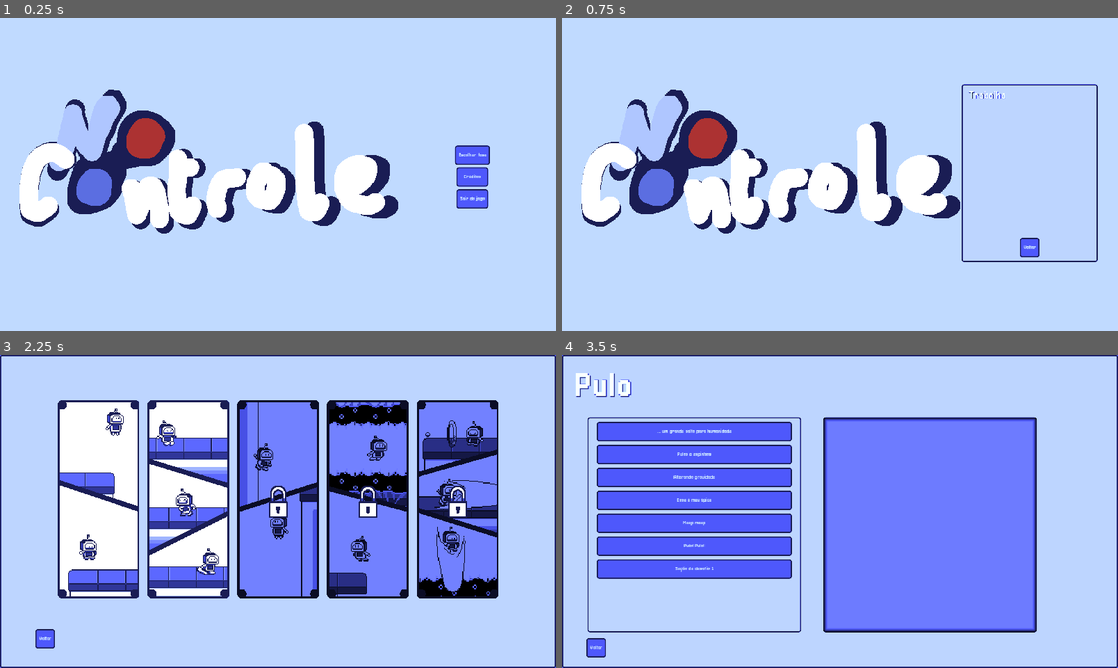
Above: before the commit, frames 1-4 (two rows, left to right).
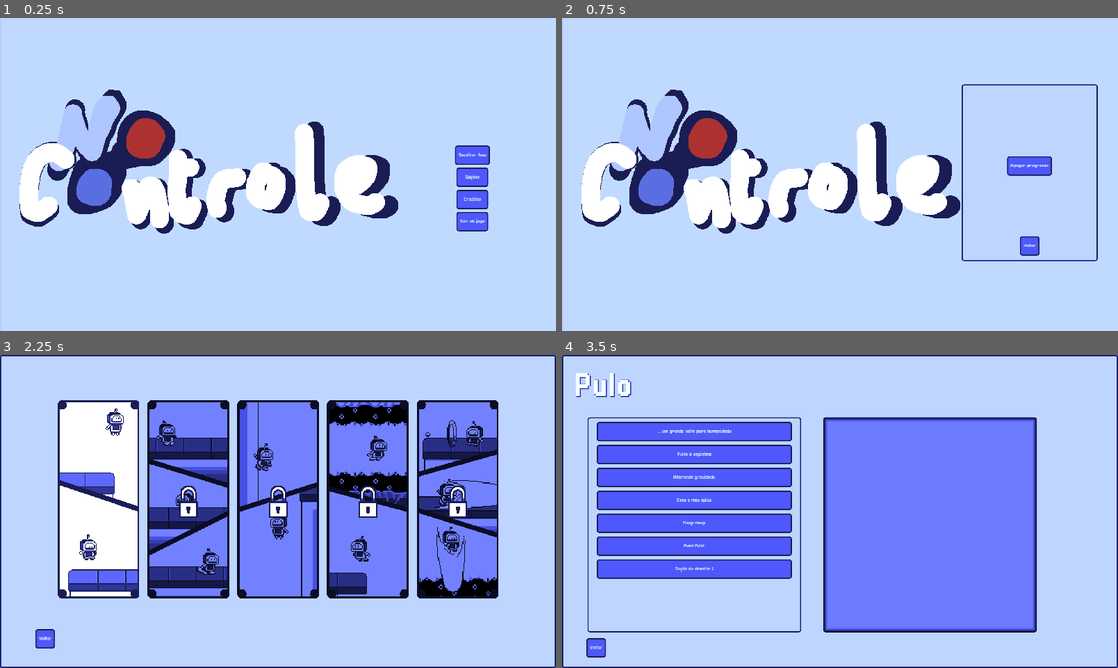
Above: after the commit, the same moments.

Repository: Dan7Arievlis/no-controle
Game: Godot game, scene res://scenes/menus/main_menu.tscn
Same seed, same stepped clock (60 frames per second), same inputs: the game is played once before the commit and once after it.
Inputs (mouse positions are in pixels of both pictures, inside the frame that each line leads up to):
- Up to frame 1 (0.25 s): no input
- Up to frame 2 (0.75 s): click (1034, 177) at 0.5 s, where only the run after the commit has a clickable "Opções"
- Up to frame 3 (2.25 s): click "Voltar" at 1.25 s; click "Escolher fase" at 2 s
- Up to frame 4 (3.5 s): click (662, 498) at 2.77 s

The runs differ from the first frame. In frame 1, 0.5% of the frame differs, in the area x 82-88%, y 47-69%; in frame 2, 0.8%; in frame 3, 9.3%, in the area x 26-42%, y 14-78%; in frame 4, nothing differs.

Commit message:
save files

Diff:
--- a/materials/color_change_filter.tres
+++ b/materials/color_change_filter.tres
@@ -3,5 +3,6 @@
 [ext_resource type="Shader" path="res://materials/shaders/pause_menu.gdshader" id="1_bf270"]
 
 [resource]
+resource_local_to_scene = true
 shader = ExtResource("1_bf270")
 shader_parameter/overlay = Color(0, 0.115, 0.69, 1)
--- a/materials/shaders/flickering_effect.gdshader
+++ /dev/null
@@ -1,230 +0,0 @@
-/*
-Shader from Godot Shaders - the free shader library.
-godotshaders.com/shader/VHS-and-CRT-monitor-effect
-
-This shader is under CC0 license. Feel free to use, improve and
-change this shader according to your needs and consider sharing
-the modified result to godotshaders.com.
-*/
-
-shader_type canvas_item;
-
-//*** IMPORTANT! ***/
-// - If you are using this shader to affect the node it is applied to set 'overlay' to false (unchecked in the instepctor).
-// - If you are using this shader as an overlay, and want the shader to affect the nodes below in the Scene hierarchy,
-//   set 'overlay' to true (checked in the inspector).
-// On Mac there is potentially a bug causing this to not work properly. If that is the case and you want to use the shader as an overlay
-// change all "overlay ? SCREEN_TEXTURE : TEXTURE" to only "SCREEN_TEXTURE" on lines 129-140, and "vec2 uv = overlay ? warp(SCREEN_UV) : warp(UV);"
-// to "vec2 uv = warp(SCREEN_UV);" on line 98.
-uniform bool overlay = true;
-
-uniform float scanlines_opacity : hint_range(0.0, 1.0) = 0.4;
-uniform float scanlines_width : hint_range(0.0, 0.5) = 0.25;
-uniform float grille_opacity : hint_range(0.0, 1.0) = 0.3;
-uniform vec2 resolution = vec2(640.0, 480.0); // Set the number of rows and columns the texture will be divided in. Scanlines and grille will make a square based on these values
-
-uniform bool pixelate = true; // Fill each square ("pixel") with a sampled color, creating a pixel look and a more accurate representation of how a CRT monitor would work.
-
-uniform bool roll = true;
-uniform float roll_speed = 8.0; // Positive values are down, negative are up
-uniform float roll_size : hint_range(0.0, 100.0) = 15.0;
-uniform float roll_variation : hint_range(0.1, 5.0) = 1.8; // This valie is not an exact science. You have to play around with the value to find a look you like. How this works is explained in the code below.
-uniform float distort_intensity : hint_range(0.0, 0.2) = 0.05; // The distortion created by the rolling effect.
-uniform sampler2D SCREEN_TEXTURE : hint_screen_texture, filter_linear_mipmap;
-
-uniform float noise_opacity : hint_range(0.0, 1.0) = 0.4;
-uniform float noise_speed = 5.0; // There is a movement in the noise pattern that can be hard to see first. This sets the speed of that movement.
-
-uniform float static_noise_intensity : hint_range(0.0, 1.0) = 0.06;
-
-uniform float aberration : hint_range(-1.0, 1.0) = 0.03; // Chromatic aberration, a distortion on each color channel.
-uniform float brightness = 1.4; // When adding scanline gaps and grille the image can get very dark. Brightness tries to compensate for that.
-uniform bool discolor = true; // Add a discolor effect simulating a VHS
-
-uniform float warp_amount :hint_range(0.0, 5.0) = 1.0; // Warp the texture edges simulating the curved glass of a CRT monitor or old TV.
-uniform bool clip_warp = false;
-
-uniform float vignette_intensity = 0.4; // Size of the vignette, how far towards the middle it should go.
-uniform float vignette_opacity : hint_range(0.0, 1.0) = 0.5;
-
-// Used by the noise functin to generate a pseudo random value between 0.0 and 1.0
-vec2 random(vec2 uv){
-    uv = vec2( dot(uv, vec2(127.1,311.7) ),
-               dot(uv, vec2(269.5,183.3) ) );
-    return -1.0 + 2.0 * fract(sin(uv) * 43758.5453123);
-}
-
-// Generate a Perlin noise used by the distortion effects
-float noise(vec2 uv) {
-    vec2 uv_index = floor(uv);
-    vec2 uv_fract = fract(uv);
-
-    vec2 blur = smoothstep(0.0, 1.0, uv_fract);
-
-    return mix( mix( dot( random(uv_index + vec2(0.0,0.0) ), uv_fract - vec2(0.0,0.0) ),
-                     dot( random(uv_index + vec2(1.0,0.0) ), uv_fract - vec2(1.0,0.0) ), blur.x),
-                mix( dot( random(uv_index + vec2(0.0,1.0) ), uv_fract - vec2(0.0,1.0) ),
-                     dot( random(uv_index + vec2(1.0,1.0) ), uv_fract - vec2(1.0,1.0) ), blur.x), blur.y) * 0.5 + 0.5;
-}
-
-// Takes in the UV and warps the edges, creating the spherized effect
-vec2 warp(vec2 uv){
-	vec2 delta = uv - 0.5;
-	float delta2 = dot(delta.xy, delta.xy);
-	float delta4 = delta2 * delta2;
-	float delta_offset = delta4 * warp_amount;
-
-	return uv + delta * delta_offset;
-}
-
-// Adds a black border to hide stretched pixel created by the warp effect
-float border (vec2 uv){
-	float radius = min(warp_amount, 0.08);
-	radius = max(min(min(abs(radius * 2.0), abs(1.0)), abs(1.0)), 1e-5);
-	vec2 abs_uv = abs(uv * 2.0 - 1.0) - vec2(1.0, 1.0) + radius;
-	float dist = length(max(vec2(0.0), abs_uv)) / radius;
-	float square = smoothstep(0.96, 1.0, dist);
-	return clamp(1.0 - square, 0.0, 1.0);
-}
-
-// Adds a vignette shadow to the edges of the image
-float vignette(vec2 uv){
-	uv *= 1.0 - uv.xy;
-	float vignette = uv.x * uv.y * 15.0;
-	return pow(vignette, vignette_intensity * vignette_opacity);
-}
-
-void fragment()
-{
-	vec2 uv = overlay ? warp(SCREEN_UV) : warp(UV); // Warp the uv. uv will be used in most cases instead of UV to keep the warping
-	vec2 text_uv = uv;
-	vec2 roll_uv = vec2(0.0);
-	float time = roll ? TIME : 0.0;
-
-
-	// Pixelate the texture based on the given resolution.
-	if (pixelate)
-	{
-		text_uv = ceil(uv * resolution) / resolution;
-	}
-
-	// Create the rolling effect. We need roll_line a bit later to make the noise effect.
-	// That is why this runs if roll is true OR noise_opacity is over 0.
-	float roll_line = 0.0;
-	if (roll || noise_opacity > 0.0)
-	{
-		// Create the areas/lines where the texture will be distorted.
-		roll_line = smoothstep(0.3, 0.9, sin(uv.y * roll_size - (time * roll_speed) ) );
-		// Create more lines of a different size and apply to the first set of lines. This creates a bit of variation.
-		roll_line *= roll_line * smoothstep(0.3, 0.9, sin(uv.y * roll_size * roll_variation - (time * roll_speed * roll_variation) ) );
-		// Distort the UV where where the lines are
-		roll_uv = vec2(( roll_line * distort_intensity * (1.-UV.x)), 0.0);
-	}
-
-	vec4 text;
-	if (roll)
-	{
-		// If roll is true distort the texture with roll_uv. The texture is split up into RGB to
-		// make some chromatic aberration. We apply the aberration to the red and green channels accorging to the aberration parameter
-		// and intensify it a bit in the roll distortion.
-		text.r = texture(SCREEN_TEXTURE, text_uv + roll_uv * 0.8 + vec2(aberration, 0.0) * .1).r;
-		text.g = texture(SCREEN_TEXTURE, text_uv + roll_uv * 1.2 - vec2(aberration, 0.0) * .1 ).g;
-		text.b = texture(SCREEN_TEXTURE, text_uv + roll_uv).b;
-		text.a = 1.0;
-	}
-	else
-	{
-		// If roll is false only apply the aberration without any distorion. The aberration values are very small so the .1 is only
-		// to make the slider in the Inspector less sensitive.
-		text.r = texture(SCREEN_TEXTURE, text_uv + vec2(aberration, 0.0) * .1).r;
-		text.g = texture(SCREEN_TEXTURE, text_uv - vec2(aberration, 0.0) * .1).g;
-		text.b = texture(SCREEN_TEXTURE, text_uv).b;
-		text.a = 1.0;
-	}
-
-	float r = text.r;
-	float g = text.g;
-	float b = text.b;
-
-	uv = warp(UV);
-
-	// CRT monitors don't have pixels but groups of red, green and blue dots or lines, called grille. We isolate the texture's color channels
-	// and divide it up in 3 offsetted lines to show the red, green and blue colors next to each other, with a small black gap between.
-	if (grille_opacity > 0.0){
-
-		float g_r = smoothstep(0.85, 0.95, abs(sin(uv.x * (resolution.x * 3.14159265))));
-		r = mix(r, r * g_r, grille_opacity);
-
-		float g_g = smoothstep(0.85, 0.95, abs(sin(1.05 + uv.x * (resolution.x * 3.14159265))));
-		g = mix(g, g * g_g, grille_opacity);
-
-		float b_b = smoothstep(0.85, 0.95, abs(sin(2.1 + uv.x * (resolution.x * 3.14159265))));
-		b = mix(b, b * b_b, grille_opacity);
-
-	}
-
-	// Apply the grille to the texture's color channels and apply Brightness. Since the grille and the scanlines (below) make the image very dark you
-	// can compensate by increasing the brightness.
-	text.r = clamp(r * brightness, 0.0, 1.0);
-	text.g = clamp(g * brightness, 0.0, 1.0);
-	text.b = clamp(b * brightness, 0.0, 1.0);
-
-	// Scanlines are the horizontal lines that make up the image on a CRT monitor.
-	// Here we are actual setting the black gap between each line, which I guess is not the right definition of the word, but you get the idea
-	float scanlines = 0.5;
-	if (scanlines_opacity > 0.0)
-	{
-		// Same technique as above, create lines with sine and applying it to the texture. Smoothstep to allow setting the line size.
-		scanlines = smoothstep(scanlines_width, scanlines_width + 0.5, abs(sin(uv.y * (resolution.y * 3.14159265))));
-		text.rgb = mix(text.rgb, text.rgb * vec3(scanlines), scanlines_opacity);
-	}
-
-	// Apply the banded noise.
-	if (noise_opacity > 0.0)
-	{
-		// Generate a noise pattern that is very stretched horizontally, and animate it with noise_speed
-		float noise = smoothstep(0.4, 0.5, noise(uv * vec2(2.0, 200.0) + vec2(10.0, (TIME * (noise_speed))) ) );
-
-		// We use roll_line (set above) to define how big the noise should be vertically (multiplying cuts off all black parts).
-		// We also add in some basic noise with random() to break up the noise pattern above. The noise is sized according to
-		// the resolution value set in the inspector. If you don't like this look you can
-		// change "ceil(uv * resolution) / resolution" to only "uv" to make it less pixelated. Or multiply resolution with som value
-		// greater than 1.0 to make them smaller.
-		roll_line *= noise * scanlines * clamp(random((ceil(uv * resolution) / resolution) + vec2(TIME * 0.8, 0.0)).x + 0.8, 0.0, 1.0);
-		// Add it to the texture based on noise_opacity
-		text.rgb = clamp(mix(text.rgb, text.rgb + roll_line, noise_opacity), vec3(0.0), vec3(1.0));
-	}
-
-	// Apply static noise by generating it over the whole screen in the same way as above
-	if (static_noise_intensity > 0.0)
-	{
-		text.rgb += clamp(random((ceil(uv * resolution) / resolution) + fract(TIME)).x, 0.0, 1.0) * static_noise_intensity;
-	}
-
-	// Apply a black border to hide imperfections caused by the warping.
-	// Also apply the vignette
-	text.rgb *= border(uv);
-	text.rgb *= vignette(uv);
-	// Hides the black border and make that area transparent. Good if you want to add the the texture on top an image of a TV or monitor.
-	if (clip_warp)
-	{
-		text.a = border(uv);
-	}
-
-	// Apply discoloration to get a VHS look (lower saturation and higher contrast)
-	// You can play with the values below or expose them in the Inspector.
-	float saturation = 0.5;
-	float contrast = 1.2;
-	if (discolor)
-	{
-		// Saturation
-		vec3 greyscale = vec3(text.r + text.g + text.b) / 3.;
-		text.rgb = mix(text.rgb, greyscale, saturation);
-
-		// Contrast
-		float midpoint = pow(0.5, 2.2);
-		text.rgb = (text.rgb - vec3(midpoint)) * contrast + midpoint;
-	}
-
-	COLOR = text;
-}
--- a/materials/shaders/shifting.gdshader
+++ /dev/null
@@ -1,12 +0,0 @@
-shader_type canvas_item;
-
-uniform float offset = 0.0;
-
-void vertex() {
-
-}
-
-void fragment() {
-	vec4 pixel = texture(TEXTURE, SCREEN_UV - offset);
-	COLOR = pixel;
-}
--- a/scenes/levels/jump/jump_1/jump_1_resource.tres
+++ b/scenes/levels/jump/jump_1/jump_1_resource.tres
@@ -69,4 +69,4 @@
 description = "Às vezes, não temos os atributos necessários para superar obstáculos. Quando isso acontecer, podemos pressionar [code][b][color=b2b2b2][ESC][/color][/b][/code] para modificar nossos atributos e [color=b2b2b2][wave amp=20 freq=10]alcançar novos patamares[/wave][/color]."
 level_scene = ExtResource("1_ux1ch")
 stats = SubResource("Resource_qbvip")
-done = true
+done = false
--- a/scenes/levels/jump/jump_1/level_jump_1.tscn
+++ b/scenes/levels/jump/jump_1/level_jump_1.tscn
@@ -21,7 +21,7 @@
 script = ExtResource("1_6vy4h")
 
 [node name="Camera2D" type="Camera2D" parent="."]
-position = Vector2(-14, -4)
+position = Vector2(1, -5)
 zoom = Vector2(4, 4)
 metadata/_edit_group_ = true
 metadata/_edit_lock_ = true
@@ -69,7 +69,6 @@
 polygon = PackedVector2Array(-1284, -846, -1284, 434, -290, 432, -289, 172, 292, 172, 292, -166, 472, -166, 472, -841)
 
 [node name="Player" parent="." instance=ExtResource("8_ioyvp")]
-position = Vector2(-15, 1)
 
 [node name="CameraFollow" parent="Player" instance=ExtResource("11_2pmq2")]
 
@@ -86,7 +85,6 @@
 unique_name_in_owner = true
 
 [node name="WinMenu" parent="." instance=ExtResource("15_x5dtg")]
-current_level_path = "res://scenes/levels/jump/jump_1/jump_1_resource.tres"
 
 [node name="Control" type="Control" parent="."]
 modulate = Color(0.101961, 0.137255, 0.494118, 1)
--- a/scenes/levels/jump/jump_2/jump_2_resource.tres
+++ b/scenes/levels/jump/jump_2/jump_2_resource.tres
@@ -38,4 +38,4 @@
 description = "Nosso personagem tem um grande pulo, mas algo não parece certo... É impressão minha ou ele flutua quando …(191 unchanged characters)…
 level_scene = ExtResource("1_dyln4")
 stats = SubResource("Resource_q4ysp")
-done = true
+done = false
--- a/scenes/levels/jump/jump_3/jump_3_resource.tres
+++ b/scenes/levels/jump/jump_3/jump_3_resource.tres
@@ -38,4 +38,4 @@
 description = "A parte mais importante do controle aéreo é manipular a [color=b2b2b2]altura[/color] de cada um de nossos pulos. Para isso, é comum [color=b2b2b2]reduzir a velocidade vertical[/color] quando se solta o botão de pulo!"
 level_scene = ExtResource("1_nw316")
 stats = SubResource("Resource_q4ysp")
-done = true
+done = false
--- a/scenes/levels/jump/jump_4/jump_4_resource.tres
+++ b/scenes/levels/jump/jump_4/jump_4_resource.tres
@@ -38,4 +38,4 @@
 description = "Ajustar a [color=b2b2b2]velocidade[/color] e influência da [color=b2b2b2]gravidade[/color] sobre o corpo …(329 unchanged characters)…
 level_scene = ExtResource("1_35mmp")
 stats = SubResource("Resource_q4ysp")
-done = true
+done = false
--- a/scenes/levels/jump/jump_5/jump_5_resource.tres
+++ b/scenes/levels/jump/jump_5/jump_5_resource.tres
@@ -40,4 +40,4 @@
 O [color=b2b2b2]Buffer de Pulo[/color] \"lembra\" que o pulo foi pressionado mesmo se o jogador estiver no ar, sendo executado assim que alcançar o chão."
 level_scene = ExtResource("1_43kdj")
 stats = SubResource("Resource_q4ysp")
-done = true
+done = false
--- a/scenes/levels/jump/jump_6/jump_6_resource.tres
+++ b/scenes/levels/jump/jump_6/jump_6_resource.tres
@@ -39,4 +39,4 @@
 Também é usado para diversificar a geometia dos mapas, já que adiciona [color=b2b2b2][wave freq=8 amp=20]novas possibilidades de movimento[/wave] aéreo[/color] ao joagador."
 level_scene = ExtResource("1_0sh8b")
 stats = SubResource("Resource_q4ysp")
-done = true
+done = false
--- a/scenes/levels/jump/jump_7/jump_7_resource.tres
+++ b/scenes/levels/jump/jump_7/jump_7_resource.tres
@@ -38,4 +38,4 @@
 description = "[rainbow set=1 val=0.8 freq=1.8][wave freq=8 amp=30]Parabéns[/wave][/rainbow] e bem vindo à nossa primei …(257 unchanged characters)…
 level_scene = ExtResource("1_bsgxy")
 stats = SubResource("Resource_q4ysp")
-done = true
+done = false
--- a/scenes/menus/main_menu.tscn
+++ b/scenes/menus/main_menu.tscn
@@ -48,20 +48,31 @@
 [node name="Credits" type="Button" parent="Container"]
 layout_mode = 2
 offset_left = 1576.0
-offset_top = 516.0
+offset_top = 594.0
 offset_right = 1686.0
-offset_bottom = 580.0
+offset_bottom = 658.0
 grow_horizontal = 2
 grow_vertical = 2
 mouse_default_cursor_shape = 2
 text = "Créditos"
 
+[node name="Settings" type="Button" parent="Container"]
+layout_mode = 2
+offset_left = 1576.0
+offset_top = 517.0
+offset_right = 1686.0
+offset_bottom = 581.0
+grow_horizontal = 2
+grow_vertical = 2
+mouse_default_cursor_shape = 2
+text = "Opções"
+
 [node name="Quit" type="Button" parent="Container"]
 layout_mode = 2
 offset_left = 1576.0
-offset_top = 592.0
+offset_top = 670.0
 offset_right = 1686.0
-offset_bottom = 656.0
+offset_bottom = 734.0
 grow_horizontal = 2
 grow_vertical = 2
 mouse_default_cursor_shape = 2
@@ -99,11 +110,98 @@
 mouse_default_cursor_shape = 2
 text = "Voltar"
 
+[node name="SettingPanel" type="PanelContainer" parent="Container"]
+visible = false
+layout_mode = 2
+offset_left = 1380.0
+offset_top = 229.0
+offset_right = 1850.0
+offset_bottom = 839.0
+mouse_filter = 2
+
+[node name="VBoxContainer" type="VBoxContainer" parent="Container/SettingPanel"]
+layout_mode = 2
+mouse_filter = 2
+
+[node name="MarginContainer" type="MarginContainer" parent="Container/SettingPanel/VBoxContainer"]
+layout_mode = 2
+theme_override_constants/margin_top = 232
+theme_override_constants/margin_bottom = 197
+
+[node name="Delete" type="Button" parent="Container/SettingPanel/VBoxContainer/MarginContainer"]
+layout_mode = 2
+size_flags_horizontal = 4
+size_flags_vertical = 4
+theme = ExtResource("1_jilkv")
+text = "Apagar progresso"
+
+[node name="Back" type="Button" parent="Container/SettingPanel/VBoxContainer"]
+layout_mode = 2
+size_flags_horizontal = 4
+mouse_default_cursor_shape = 2
+text = "Voltar"
+
+[node name="Popup" type="PanelContainer" parent="Container"]
+visible = false
+offset_left = 1401.0
+offset_top = 404.0
+offset_right = 1829.0
+offset_bottom = 631.0
+mouse_filter = 2
+theme = ExtResource("1_jilkv")
+
+[node name="VBoxContainer" type="VBoxContainer" parent="Container/Popup"]
+layout_mode = 2
+mouse_filter = 2
+
+[node name="RichTextLabel" type="RichTextLabel" parent="Container/Popup/VBoxContainer"]
+custom_minimum_size = Vector2(0, 119)
+layout_mode = 2
+mouse_filter = 2
+theme_override_colors/font_shadow_color = Color(0, 0.0899999, 0.54, 1)
+theme_override_font_sizes/bold_italics_font_size = 32
+theme_override_font_sizes/italics_font_size = 32
+theme_override_font_sizes/mono_font_size = 32
+theme_override_font_sizes/normal_font_size = 32
+theme_override_font_sizes/bold_font_size = 32
+theme_override_styles/normal = SubResource("StyleBoxEmpty_rdiov")
+bbcode_enabled = true
+text = "[center]Tem certeza que deseja apagar [color=b2b2b2]TODO[/color] progresso feito?"
+
+[node name="MarginContainer" type="MarginContainer" parent="Container/Popup/VBoxContainer"]
+layout_mode = 2
+theme_override_constants/margin_left = 81
+
+[node name="HBoxContainer" type="HBoxContainer" parent="Container/Popup/VBoxContainer/MarginContainer"]
+layout_mode = 2
+
+[node name="MarginContainer" type="GridContainer" parent="Container/Popup/VBoxContainer/MarginContainer/HBoxContainer"]
+layout_mode = 2
+theme_override_constants/h_separation = 85
+columns = 2
+
+[node name="Decline" type="Button" parent="Container/Popup/VBoxContainer/MarginContainer/HBoxContainer/MarginContainer"]
+layout_mode = 2
+size_flags_horizontal = 4
+mouse_default_cursor_shape = 2
+text = "  Não  "
+
+[node name="Confirm" type="Button" parent="Container/Popup/VBoxContainer/MarginContainer/HBoxContainer/MarginContainer"]
+layout_mode = 2
+size_flags_horizontal = 4
+mouse_default_cursor_shape = 2
+theme = ExtResource("1_jilkv")
+text = "  Sim  "
+
 [node name="Panel" type="Panel" parent="."]
 material = ExtResource("2_sgkru")
 anchors_preset = 15
 anchor_right = 1.0
 anchor_bottom = 1.0
+offset_left = 4.0
+offset_top = 2.0
+offset_right = 4.0
+offset_bottom = 2.0
 grow_horizontal = 2
 grow_vertical = 2
 mouse_filter = 2
@@ -120,5 +218,10 @@
 
 [connection signal="pressed" from="Container/ChooseLevel" to="." method="_on_choose_level_pressed"]
 [connection signal="pressed" from="Container/Credits" to="." method="_on_button_pressed"]
+[connection signal="pressed" from="Container/Settings" to="." method="_on_settings_pressed"]
 [connection signal="pressed" from="Container/Quit" to="." method="_on_quit_pressed"]
 [connection signal="pressed" from="Container/PanelContainer/VBoxContainer/Back" to="." method="_on_button_pressed"]
+[connection signal="pressed" from="Container/SettingPanel/VBoxContainer/MarginContainer/Delete" to="." method="_on_delete_pressed"]
+[connection signal="pressed" from="Container/SettingPanel/VBoxContainer/Back" to="." method="_on_settings_pressed"]
+[connection signal="pressed" from="Container/Popup/VBoxContainer/MarginContainer/HBoxContainer/MarginContainer/Decline" to="." method="_on_delete_pressed"]
+[connection signal="pressed" from="Container/Popup/VBoxContainer/MarginContainer/HBoxContainer/MarginContainer/Confirm" to="." method="_on_confirm_pressed"]
--- a/scripts/menus/LevelSelectionMenu.gd
+++ b/scripts/menus/LevelSelectionMenu.gd
@@ -10,7 +10,6 @@
 
 func _ready() -> void:
 	section_resource = SavedResources.current_section
-	#section_resource = load("res://resources/levels/current_section.tres")
 	title.text = section_resource.section_title
 
 	for level in section_resource.levels:
@@ -23,14 +22,19 @@
 
 func _add_level(level : LevelResource):
 	var level_btn = LEVEL_BUTTON.instantiate()
-	var user_path = "user%s" % level.resource_path.erase(0, 3)
-	if not FileAccess.open(user_path, FileAccess.READ):
-		level_btn.level_resource = load(level.resource_path)
-		print("in LevelSelectionMenu.gd: ", level.resource_path)
+	var user_path = format_user_path(level.resource_path)
+	if not FileAccess.file_exists(user_path):
+		level_btn.level_resource = ResourceLoader.load(level.resource_path)
 	else:
-		level_btn.level_resource = load(user_path)
-		print("in LevelSelectionMenu.gd: ", user_path)
+		level_btn.level_resource = ResourceLoader.load(user_path)
 	level_list.add_child(level_btn)
+
+
+func format_user_path(resorce_path : String):
+	var result : String = resorce_path.erase(0, 6)
+	var splited = result.split("/")
+	result = "user://%s/%s/%s" % [splited[1], splited[2], splited[4]]
+	return result
 
 
 func _on_back_pressed() -> void:
--- a/scripts/menus/MainMenu.gd
+++ b/scripts/menus/MainMenu.gd
@@ -1,6 +1,8 @@
 extends CanvasLayer
 
 @onready var credits: PanelContainer = $Container/PanelContainer
+@onready var setting_panel: PanelContainer = $Container/SettingPanel
+@onready var popup: PanelContainer = $Container/Popup
 
 const COLOR_CHANGE_FILTER = preload("res://materials/color_change_filter.tres")
 const COLOR_CHANGE_MATERIAL = preload("res://materials/color_change_material.tres")
@@ -19,3 +21,19 @@
 
 func _on_button_pressed() -> void:
 	credits.visible = not credits.visible
+
+
+func _on_settings_pressed() -> void:
+	setting_panel.visible = not setting_panel.visible
+
+
+func _on_delete_pressed() -> void:
+	popup.visible = not popup.visible
+	setting_panel.visible = false
+
+
+func _on_confirm_pressed() -> void:
+	if DirAccess.dir_exists_absolute("user://levels"):
+		OS.move_to_trash(ProjectSettings.globalize_path("user://levels"))
+	popup.visible = false
+	setting_panel.visible = false
--- a/scripts/menus/WinMenu.gd
+++ b/scripts/menus/WinMenu.gd
@@ -7,24 +7,40 @@
 	var exit = get_tree().get_first_node_in_group("Exit")
 	if exit:
 		exit.connect("exit_level", exit_level.bind())
-	#current_level = load(current_level_path)
 	current_level = SavedResources.current_level
-	current_level_path = "user%s" % current_level.resource_path.erase(0, 3)
-	print("in WinMenu.gd: loaded: %s" % current_level_path)
+	if current_level.resource_path.begins_with("res://"):
+		current_level_path = format_user_path(current_level.resource_path)
+	else:
+		current_level_path = current_level.resource_path
 	hide()
 
 
 func exit_level():
 	current_level.done = true
+	save_progress()
+	show()
+
+
+func save_progress():
 	if not FileAccess.file_exists(current_level_path):
+		var dir_path = "user://levels/%s" % get_section()
+		if not DirAccess.dir_exists_absolute(dir_path):
+			DirAccess.make_dir_recursive_absolute(dir_path)
 		var file = FileAccess.open(current_level_path, FileAccess.READ_WRITE)
-		print("in WinMenu.gd: file created: %s (%s)" % [current_level_path, file])
 	var error = ResourceSaver.save(SavedResources.current_level, current_level_path)
-	if error != OK:
-		print("in WinMenu.gd: failed save: ", current_level_path)
-	else:
-		print("in WinMenu.gd: successful save: ", current_level_path)
-	show()
+
+
+func format_user_path(resorce_path : String):
+	var result : String = resorce_path.erase(0, 6)
+	var splited = result.split("/")
+	result = "user://%s/%s/%s" % [splited[1], splited[2], splited[4]]
+	return result
+
+
+func get_section():
+	var path : String = current_level_path.erase(0, 6)
+	var splited = path.split("/")
+	return splited[2]
 
 
 func _on_play_again_pressed() -> void:
--- a/scripts/menus/components/LevelButton.gd
+++ b/scripts/menus/components/LevelButton.gd
@@ -24,5 +24,4 @@
 func _on_button_pressed() -> void:
 	SavedResources.current_level = level_resource
 	SavedResources.current_stats = level_resource.stats.duplicate(true)
-	#ResourceSaver.save(level_resource, "res://resources/levels/current_level.tres")
 	get_tree().change_scene_to_packed(level_resource.level_scene)
--- a/scripts/menus/components/SectionSelectionButton.gd
+++ b/scripts/menus/components/SectionSelectionButton.gd
@@ -31,7 +31,6 @@
 
 func _on_texture_button_pressed() -> void:
 	SavedResources.current_section = section_resource
-	#ResourceSaver.save(section_resource, "res://resources/levels/current_section.tres")
 	get_tree().change_scene_to_file("res://scenes/menus/level_selection_menu.tscn")
 
 
Not shown: 1 places in resources/sections_enabled.tres that only renumber resources
